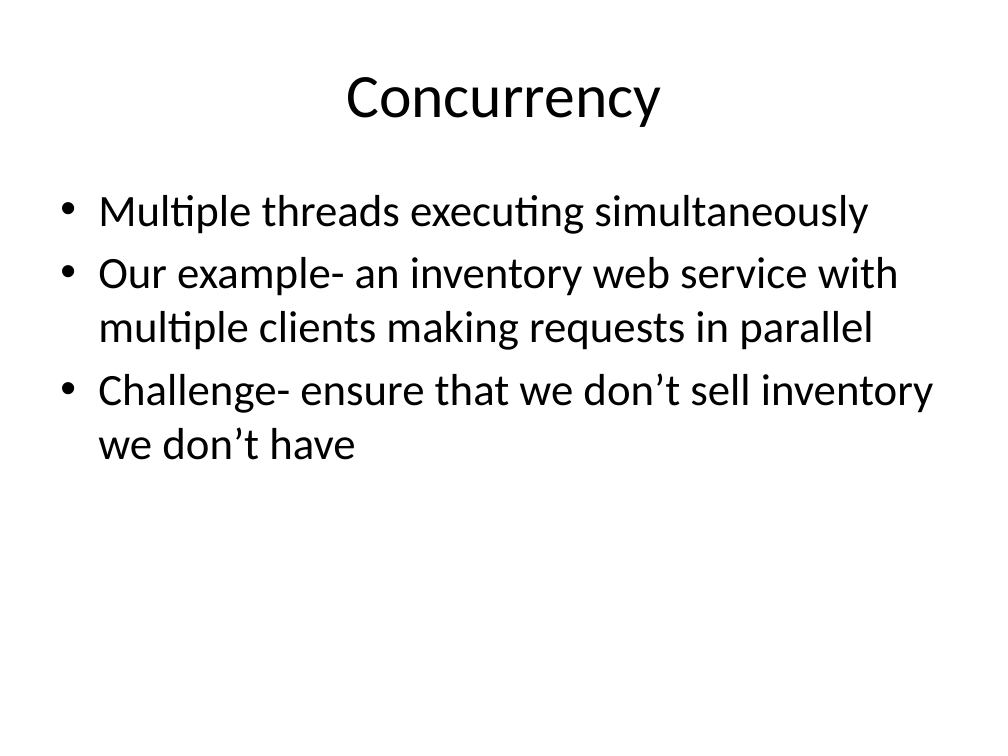
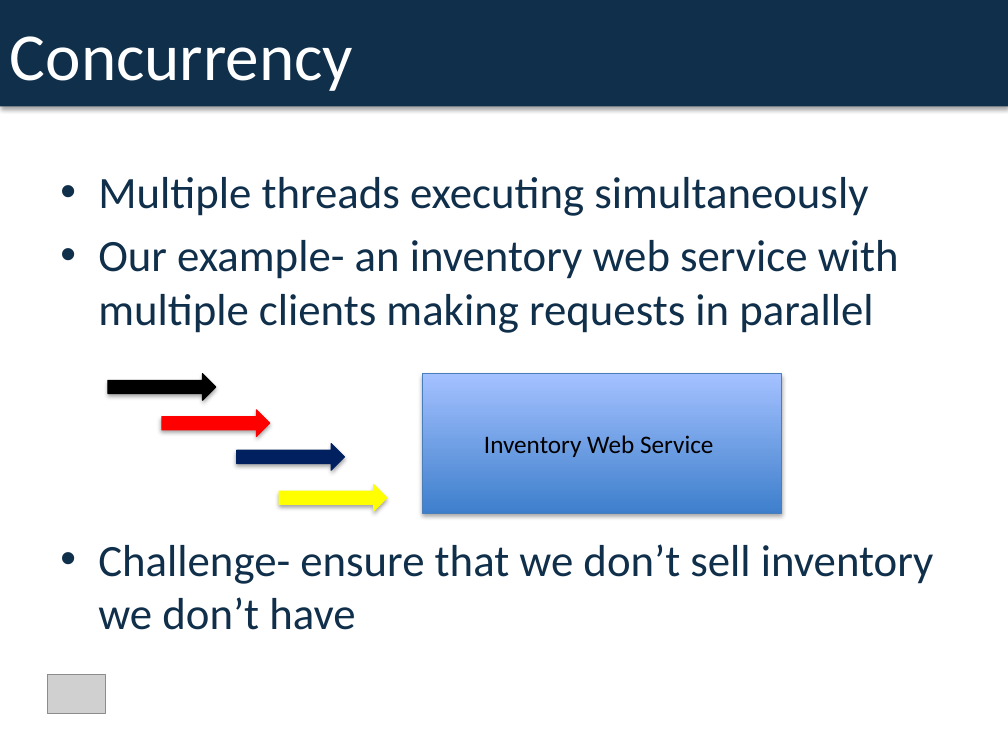
Before and after one commit to dspeele/react-vs-shared-state-inventory, a slide deck: slide 4 of React Vs Shared State Deck.pptx. Drawn at 1008x756 pixels with LibreOffice and Linux fonts; fonts in the diff are those of the drawing; grey boxes stand for pictures. Boxes give left, top, right and bottom in pixels: in the first picture for what was removed or moved away, otherwise in the second. Text is boxed around its words. In the diff, an @@ line names an element or a change of style, - is before the commit and + after.

```diff
--- a/React Vs Shared State Deck.pptx
+++ b/React Vs Shared State Deck.pptx
@@ rectangle "Concurrency" resized from (x1=346, y1=77, x2=661, y2=127) to (x1=0, y1=0, x2=1008, y2=106) @@
@@ rectangle "Concurrency" at (x1=0, y1=0, x2=1008, y2=106): size 44 to 48 pt, text colour #000000 to #FFFFFF; alignment centre to left; fill none to #102F4B; shadow on @@
@@ text "Multiple threads executing simultaneously" moved from (x1=98, y1=195, x2=934, y2=460) to (x1=98, y1=177, x2=934, y2=630) @@
@@ text "Multiple threads executing simultaneously" at (x1=98, y1=177, x2=934, y2=630): text colour #000000 to #102F4B @@
@@ group added at (x1=108, y1=374, x2=781, y2=514): 2 left arrows, 2 right arrows, 1 rectangle, 1 text @@
+Inventory Web Service
@@ picture added at (x1=47, y1=674, x2=106, y2=714) @@
```
Also in this commit, not shown: 11 other slides changed, 2 slides added, 3 slides removed.
